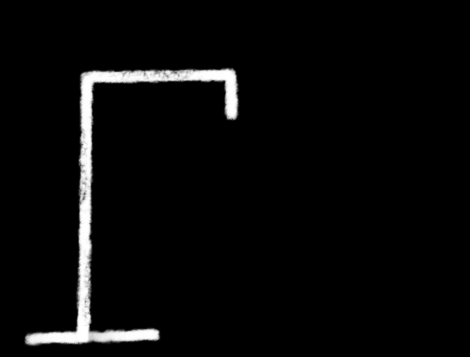
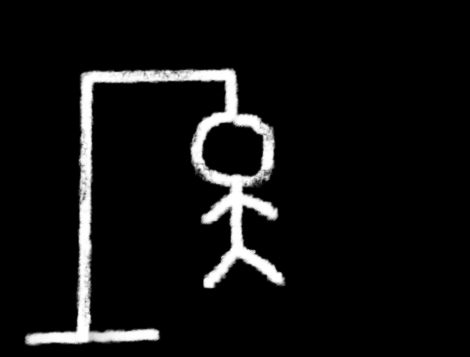
Layered file, before and after one edit (470x357). Changes by layer:
showed "Nova camada#4" over left=202, top=245, right=243, bottom=289
showed "Nova camada#3" over left=231, top=240, right=287, bottom=287
showed "Nova camada#2" over left=200, top=192, right=241, bottom=226
showed "Nova camada" over left=226, top=191, right=279, bottom=222
showed "Nova camada#1" over left=228, top=177, right=246, bottom=254
showed "Nova camada#7" over left=189, top=111, right=276, bottom=189
